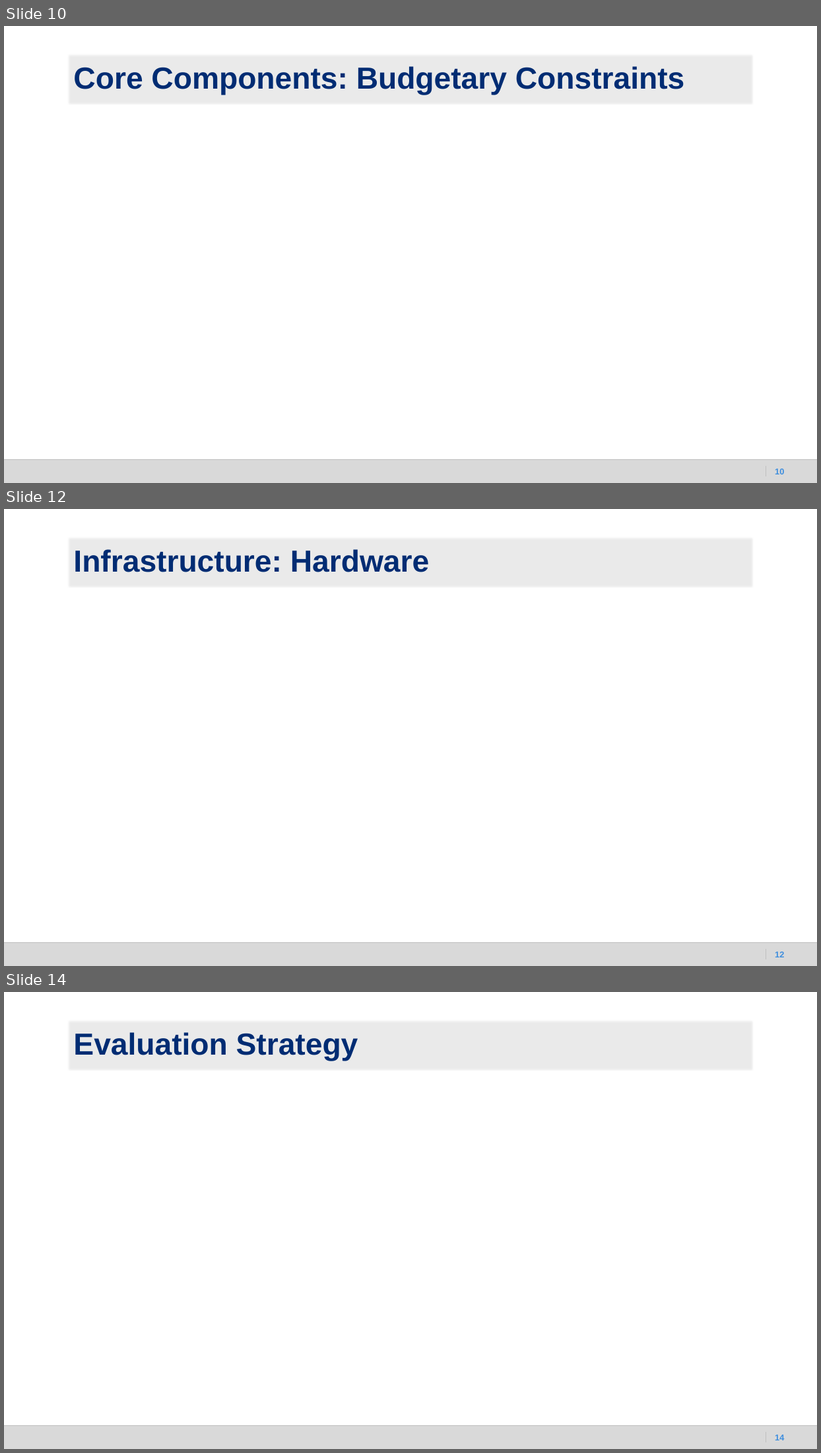
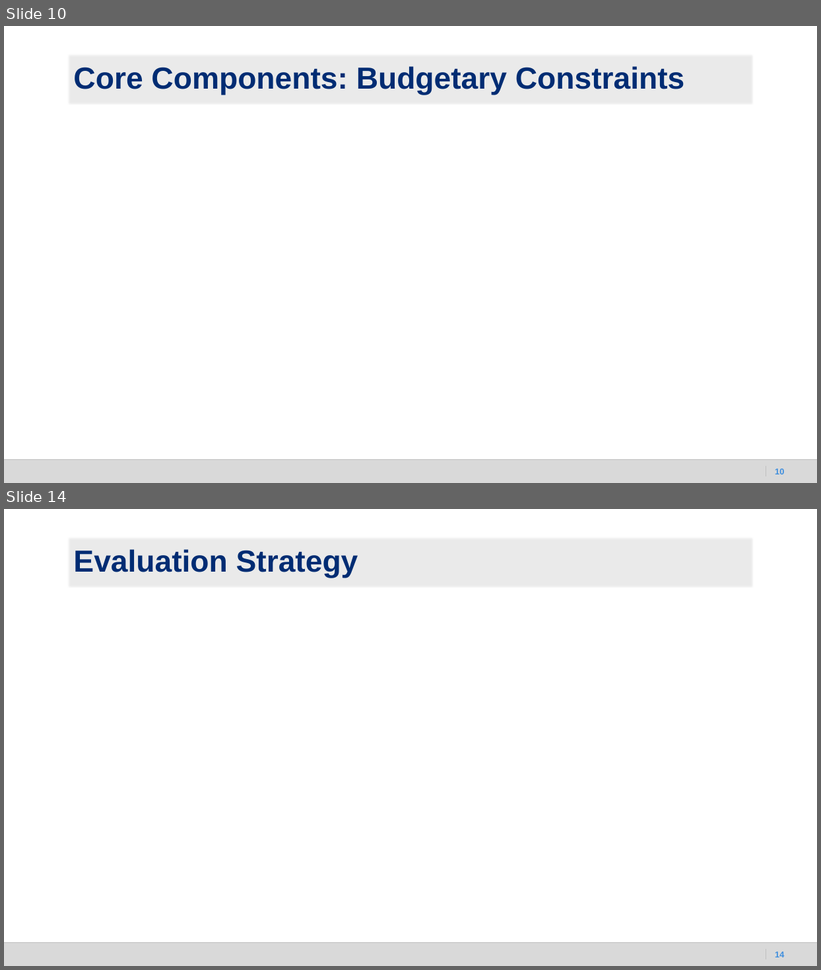
Before and after one commit to selenahuang017/llm-recipe-generation, a slide deck: Final_Presentation.pptx. Shown one above the other, each under a label of ours: slides 10, 12 and 14 before the commit, slides 10 and 14 after it; the slides between them are not shown. The pictures are 821x1453 and 821x970 pixels, drawn with LibreOffice and Linux fonts; fonts in the diff are those of the drawing; background and template pictures are left out. Boxes give left, top, right and bottom in pixels: in the first picture for what was removed or moved away, otherwise in the second. Text is boxed around its words. In the diff, an @@ line names an element or a change of style, - is before the commit and + after.

```diff
--- a/Final_Presentation.pptx
+++ b/Final_Presentation.pptx
@@ slide 12 removed at box(4, 509, 817, 966), background picture (left out); not listed: 3 template elements that a slide beside it also shows @@
@@ title removed at box(67, 537, 754, 588) @@
-Infrastructure: Hardware
@@ page number removed at box(775, 952, 784, 958) @@
-12
```
Also in this commit, not shown: 3 slides changed, 1 slide added, 6 other files.
